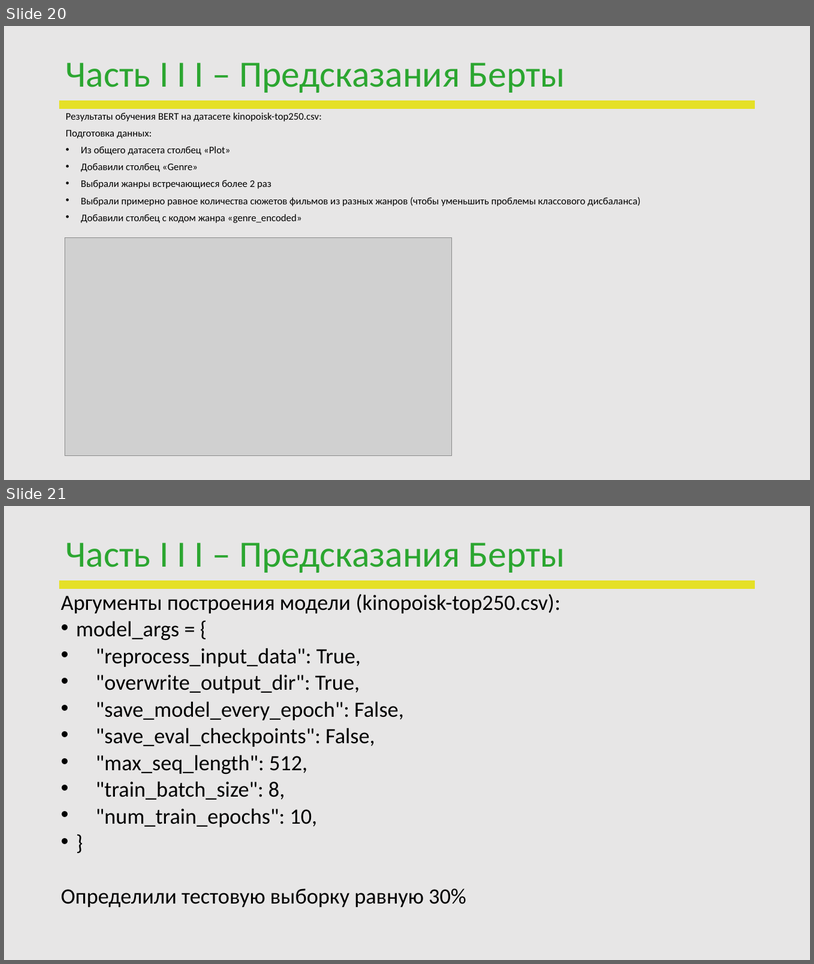
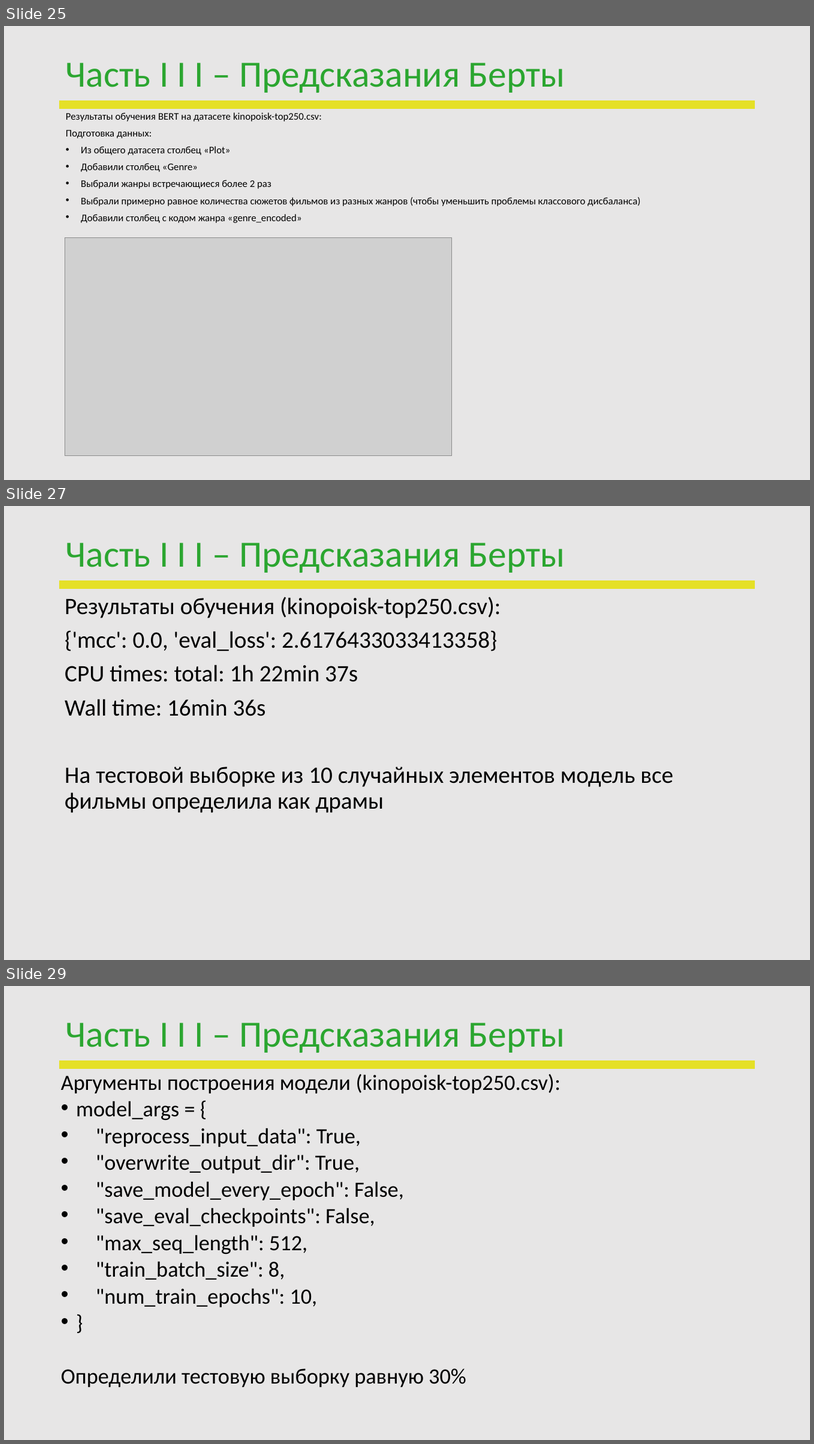
Before and after one commit to PavelVNovikov/DS_april_2022, a slide deck: Diplom/ПЕРЕЗАПУСК_DS_Novikov.pptx. Shown one above the other, each under a label of ours: slides 20 and 21 before the commit, slides 25, 27 and 29 after it; the slides between them are not shown. The pictures are 814x964 and 814x1444 pixels, drawn with LibreOffice and Linux fonts; fonts in the diff are those of the drawing; grey boxes stand for pictures; background and template pictures are left out. Boxes give left, top, right and bottom in pixels: in the first picture for what was removed or moved away, otherwise in the second. Text is boxed around its words. In the diff, an @@ line names an element or a change of style, - is before the commit and + after.

```diff
--- a/Diplom/ПЕРЕЗАПУСК_DS_Novikov.pptx
+++ b/Diplom/ПЕРЕЗАПУСК_DS_Novikov.pptx
@@ slide 27 added at box(4, 506, 810, 960), background #E7E6E6; not listed: 1 template element that a slide beside it also shows @@
@@ title added at box(65, 543, 565, 573), 44 pt, text #2BA630 @@
+Часть I I I – Предсказания Берты
@@ text added at box(65, 597, 674, 813), 28 pt, text #000000 @@
+Результаты обучения (kinopoisk-top250.csv):
+{'mcc': 0.0, 'eval_loss': 2.6176433033413358}
+CPU times: total: 1h 22min 37s
+Wall time: 16min 36s
+На тестовой выборке из 10 случайных элементов модель все фильмы определила как драмы
@@ what was slide 20 is now slide 25 @@
@@ what was slide 21 is now slide 29 @@
```
Also in this commit, not shown: 7 other slides added.
